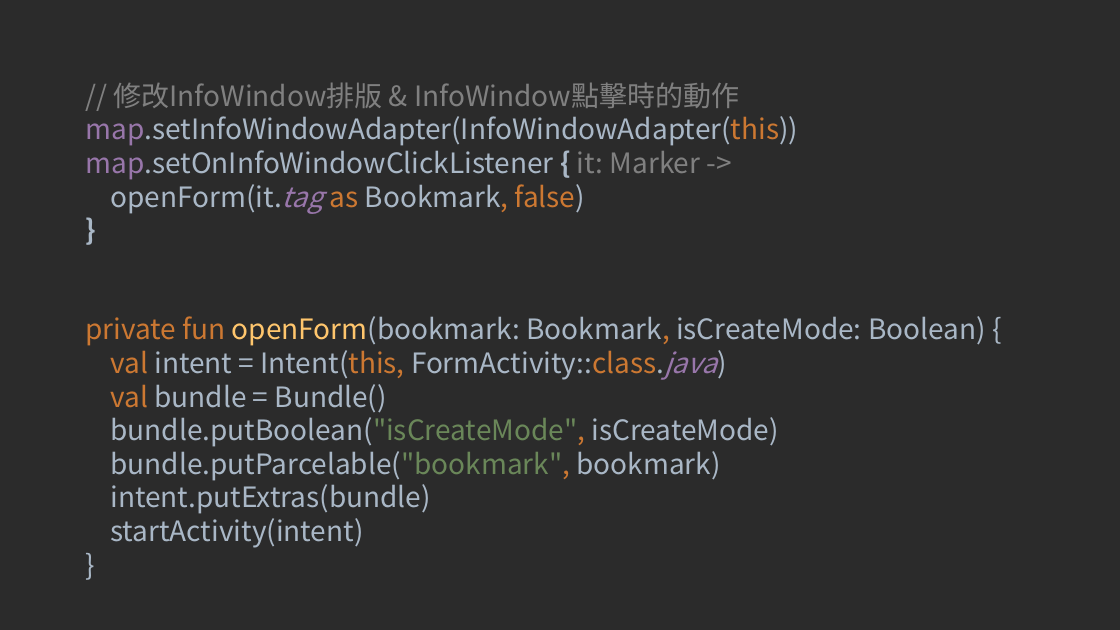
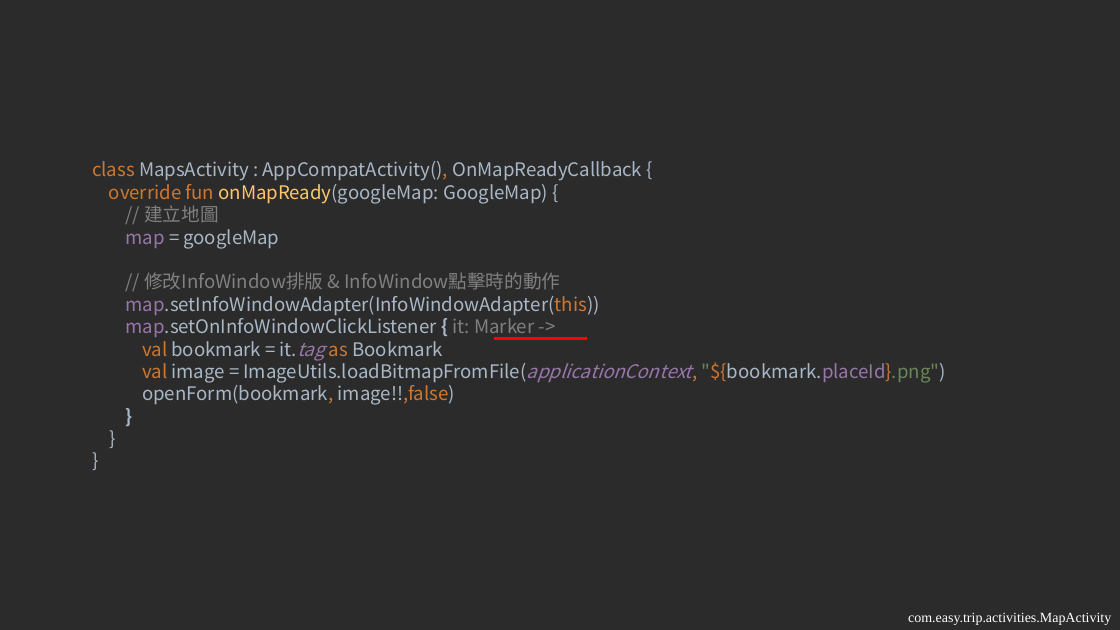
Before and after one commit to ao6swind/AndroidEasyTrip, a slide deck: slide 30 of doc/Create Map-Based Apps.pptx (slide 19 before the commit). Drawn at 1120x630 pixels with LibreOffice and Linux fonts; fonts in the diff are those of the drawing. Boxes give left, top, right and bottom in pixels: in the first picture for what was removed or moved away, otherwise in the second. Text is boxed around its words. In the diff, an @@ line names an element or a change of style, - is before the commit and + after.

Commit message:
調整code style & 修改筆記

```diff
--- a/doc/Create Map-Based Apps.pptx
+++ b/doc/Create Map-Based Apps.pptx
@@ text at bbox=[92, 161, 946, 405]: text changed; size 24 to 16 pt @@
-// 修改InfoWindow排版 & InfoWindow點擊時的動作
-map.setInfoWindowAdapter(InfoWindowAdapter(this))
-map.setOnInfoWindowClickListener { it: Marker ->
-openForm(it.tag as Bookmark, false)
-}
+class MapsActivity : AppCompatActivity(), OnMapReadyCallback {
+override fun onMapReady(googleMap: GoogleMap) {
+// 建立地圖
+map = googleMap
+// 修改InfoWindow排版 & InfoWindow點擊時的動作
+map.setInfoWindowAdapter(InfoWindowAdapter(this))
+map.setOnInfoWindowClickListener { it: Marker ->
+val bookmark = it.tag as Bookmark
+val image = ImageUtils.loadBitmapFromFile(applicationContext, "${bookmark.placeId}.png")
+openForm(bookmark, image!!,false)
+}
+}
+}
@@ text removed at bbox=[85, 316, 986, 548] @@
-private fun openForm(bookmark: Bookmark, isCreateMode: Boolean) {
-val intent = Intent(this, FormActivity::class.java)
-val bundle = Bundle()
-bundle.putBoolean("isCreateMode", isCreateMode)
-bundle.putParcelable("bookmark", bookmark)
-intent.putExtras(bundle)
-startActivity(intent)
-}
@@ line added from (494, 339) to (587, 339), #FF0000 2.25 pt @@
@@ text added at bbox=[908, 612, 1111, 625], 12 pt, text #FFFFFF @@
+com.easy.trip.activities.MapActivity
```
Also in this commit, not shown: 9 other slides changed, 7 slides added, 2 slides removed, 3 other files.
